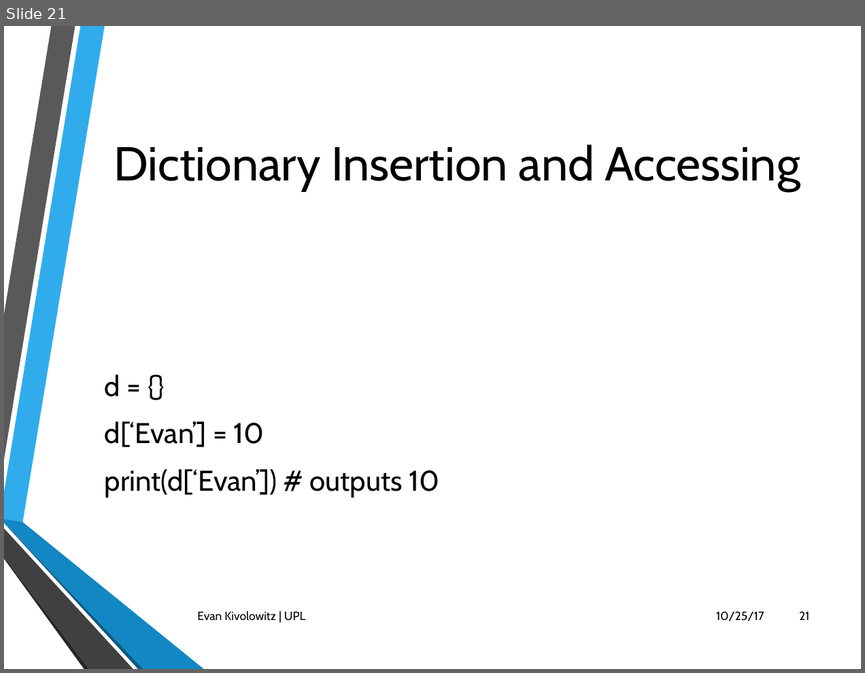
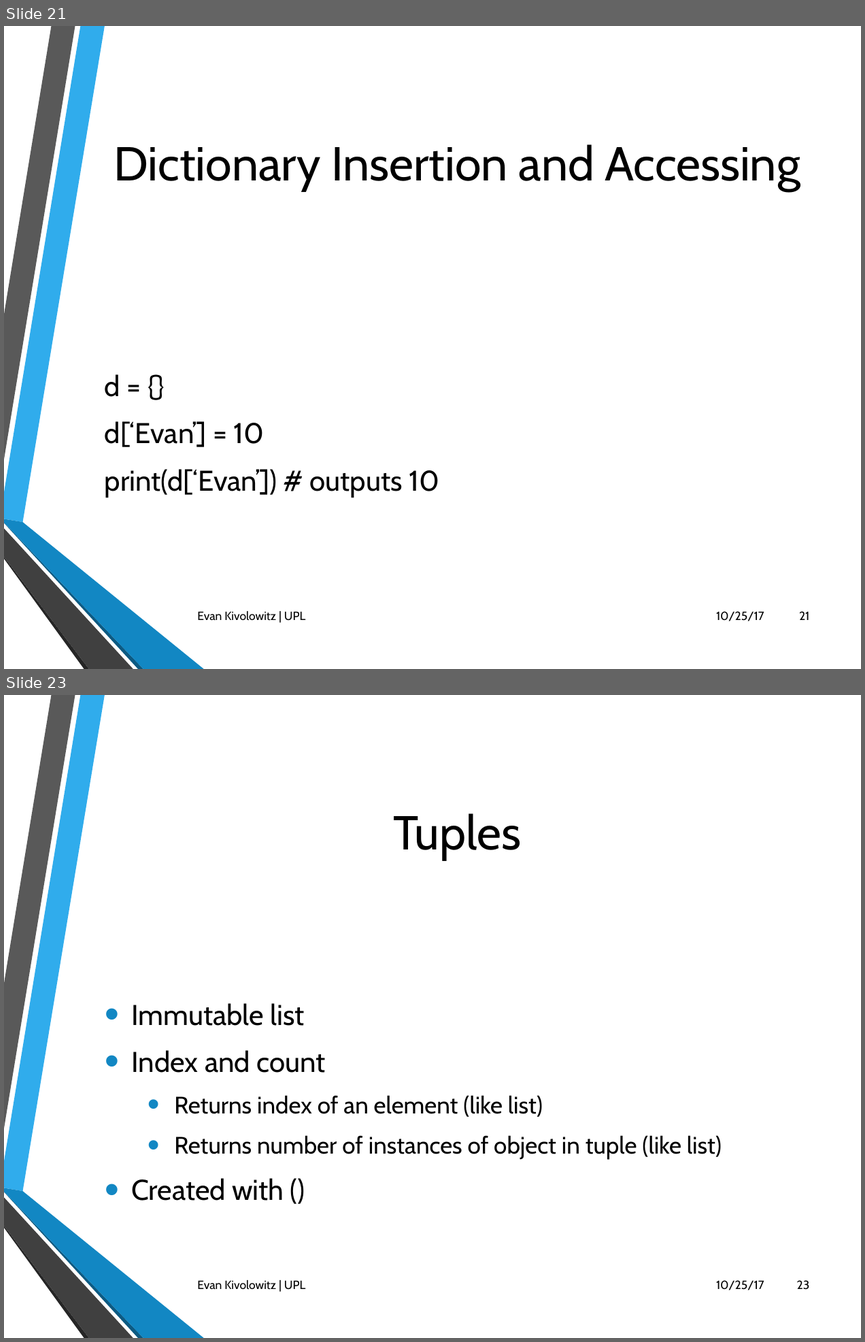
Before and after one commit to ekivolowitz/PythonTalk, a slide deck: Python.pptx. Shown one above the other, each under a label of ours: slide 21 before the commit, slides 21 and 23 after it; the slides between them are not shown. The pictures are 865x673 and 865x1342 pixels, drawn with LibreOffice and Linux fonts; fonts in the diff are those of the drawing; background and template pictures are left out. Boxes give left, top, right and bottom in pixels: in the first picture for what was removed or moved away, otherwise in the second. Text is boxed around its words. In the diff, an @@ line names an element or a change of style, - is before the commit and + after.

```diff
--- a/Python.pptx
+++ b/Python.pptx
@@ slide 23 added at [4, 695, 861, 1338], background picture (left out); not listed: 6 template elements that a slide beside it also shows @@
@@ title added at [393, 813, 521, 860], 40 pt, text #000000 @@
+Tuples
@@ text added at [131, 1003, 721, 1200], 20 pt, text #000000 @@
+• Immutable list
+• Index and count
+  • Returns index of an element (like list)
+  • Returns number of instances of object in tuple (like list)
+• Created with ()
@@ text added at [197, 1280, 305, 1289], 10 pt, text #000000 @@
+Evan Kivolowitz | UPL
@@ text added at [716, 1280, 764, 1290], 10 pt, text #000000 @@
+10/25/17
@@ page number added at [797, 1280, 810, 1289], 10 pt, text #000000 @@
+23
```
Also in this commit, not shown: 3 slides changed, 7 other slides added, 14 other files.
